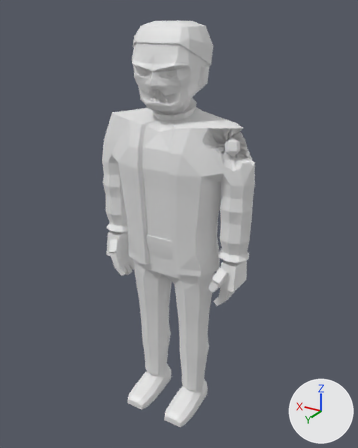
What one commit did to the glTF model assets/models/zombie_doctor_m_b4.glb.
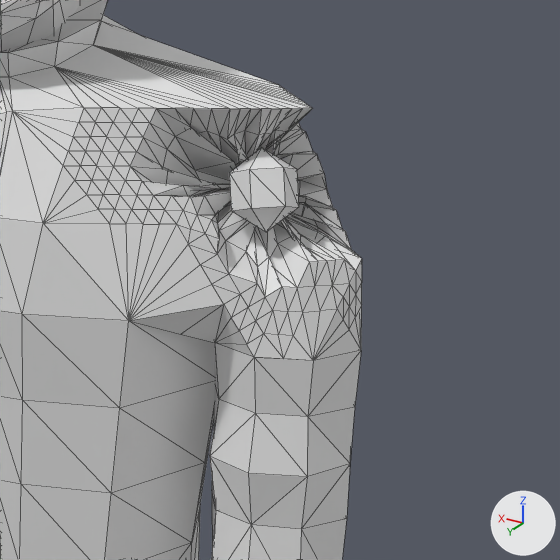
Each version appears first whole from a camera (50 mm lens) standing at (-1.163, 1.887, 1.975) and looking at (-0.023, -0.013, 1.025), and next in a close-up on the part from 48% to 84% of the width and 23% to 52% of the height. Lighting does not change. The marker at lower right points along +X, +Y and +Z. The first two pictures are the older version. The close-ups show mesh edges as thin lines. Vertices at exactly the same position are counted once.

Before the edit, the objects in view are built like this:
```python
me_zombie_doctor_m_b4 = bpy.data.meshes.new('zombie_doctor_m_b4')
me_zombie_doctor_m_b4.from_pydata(...)  # 1703 vertices, 3259 faces; spans x -0.41..0.41, y -0.16..0.22, z 0.0..1.94
ob_zombie_doctor_m_b4 = bpy.data.objects.new('zombie_doctor_m_b4', me_zombie_doctor_m_b4)
ob_zombie_doctor_m_b4.location = (0.0, 0.0, 0.0)
```
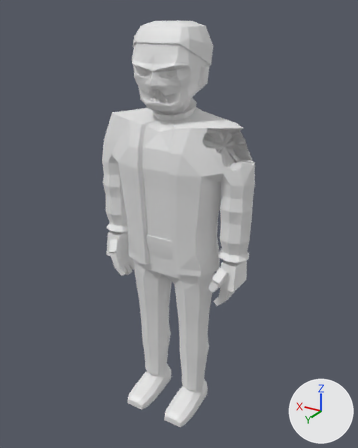
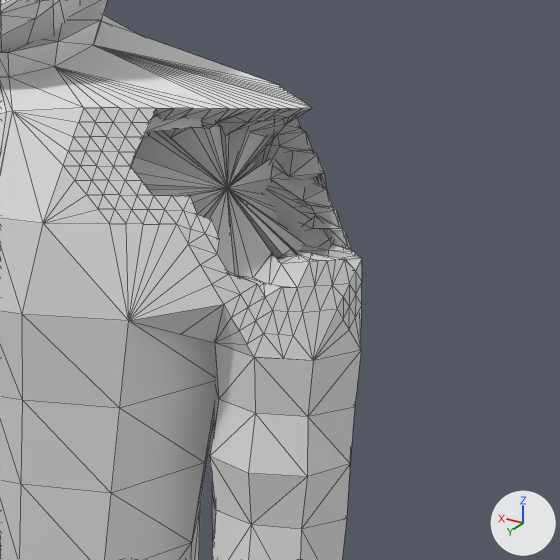
Where the change shows, as pixel boxes (x1, y1, x2, y2) in the close-ups (560 x 560 px; the box of a moved part takes in the faces that stretch with it):
part 1 of me_zombie_doctor_m_b4, added
    after: (146, 115, 203, 132)
part 2 of me_zombie_doctor_m_b4, moved or reshaped
    both: (131, 108, 361, 297)

Patch to the scene script:
```diff
--- a/assets/models/zombie_doctor_m_b4.glb.py
+++ b/assets/models/zombie_doctor_m_b4.glb.py
@@ me_zombie_doctor_m_b4 @@
 # used by ob_zombie_doctor_m_b4; location = (0.0, 0.0, 0.0)
-me_zombie_doctor_m_b4.from_pydata(...)  # 1703 vertices, 3259 faces; spans x -0.41..0.41, y -0.16..0.22, z 0.0..1.94
+me_zombie_doctor_m_b4.from_pydata(...)  # 1785 vertices, 3407 faces; spans x -0.41..0.41, y -0.16..0.22, z 0.0..1.94
+# me_zombie_doctor_m_b4 part 1: a new loose piece of 20 vertices spanning x -0.24..-0.02, y 0.01..0.1, z 1.47..1.52
+# me_zombie_doctor_m_b4 part 2
+# 16 vertices are removed from x -0.33..-0.26, y -0.02..0.05, z 1.41..1.5
+# 57 faces are deleted
+# 4 vertices in x -0.35..-0.32, y -0.04..-0.01, z 1.39..1.43 move by (-0.01, -0.02, -0.02)
+# 3 vertices in x -0.3..-0.27, y 0.01..0.02, z 1.5 move by (0.02, -0.01, 0.01)
+# 3 vertices in x -0.3..-0.27, y -0.05..0.01, z 1.5 move by (0.01, -0.02, 0.01)
+# 3 vertices in x -0.32..-0.31, y -0.05..-0.04, z 1.41..1.45 move by (0.0, -0.02, -0.01)
+# 101 vertices move from x -0.35..-0.21, y -0.05..0.06, z 1.38..1.51 to x -0.35..-0.02, y -0.11..0.06, z 1.34..1.52
+# 50 vertices are added at x -0.28..-0.01, y -0.12..0.1, z 1.29..1.52
+# 117 new faces join them
+# other edits to the shape of me_zombie_doctor_m_b4 do not show in these pictures
```
